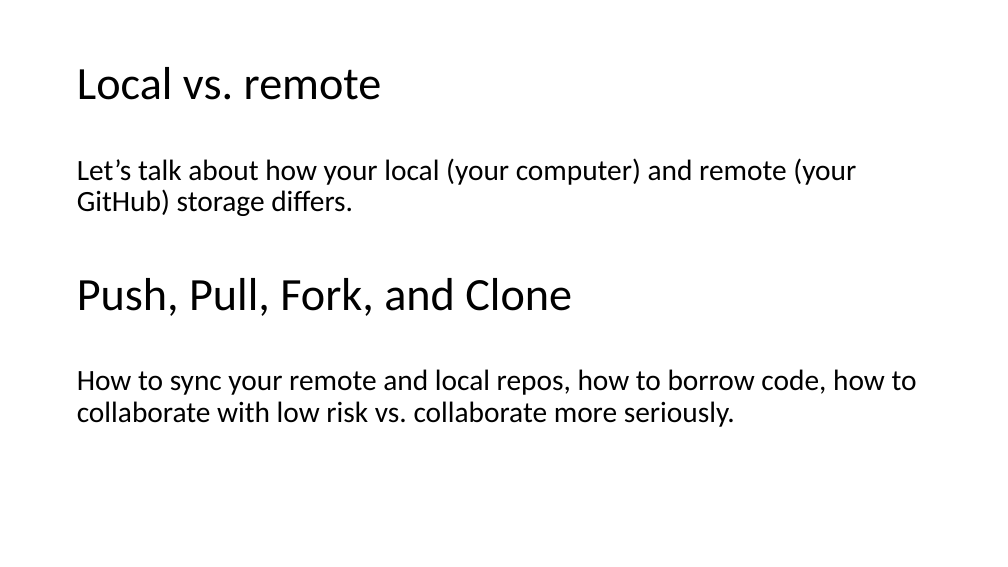
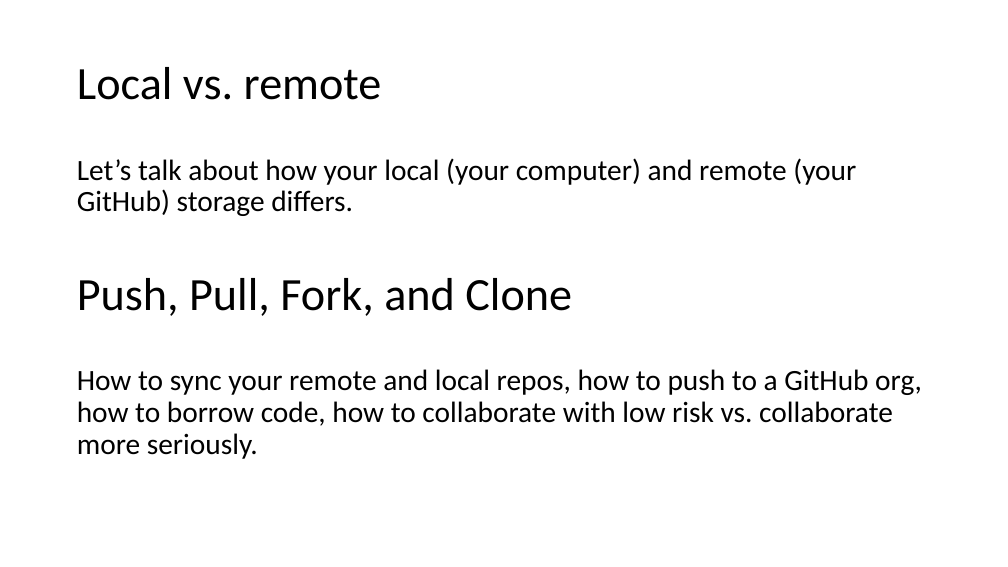
Before and after one commit to nuitrcs/introGit, a slide deck: slide 22 of introGit.pptx. Drawn at 1008x567 pixels with LibreOffice and Linux fonts; fonts in the diff are those of the drawing. Boxes give left, top, right and bottom in pixels: in the first picture for what was removed or moved away, otherwise in the second. Text is boxed around its words. In the diff, an @@ line names an element or a change of style, - is before the commit and + after.

Commit message:
fixed bit.ly

```diff
--- a/introGit.pptx
+++ b/introGit.pptx
@@ text at <box>77,369,922,459</box>: text changed @@
-How to sync your remote and local repos, how to borrow code, how to collaborate with low risk vs. collaborate more seriously.
+How to sync your remote and local repos, how to push to a GitHub org, how to borrow code, how to collaborate with low risk vs. collaborate more seriously.
```
Also in this commit, not shown: 1 other slide changed.
